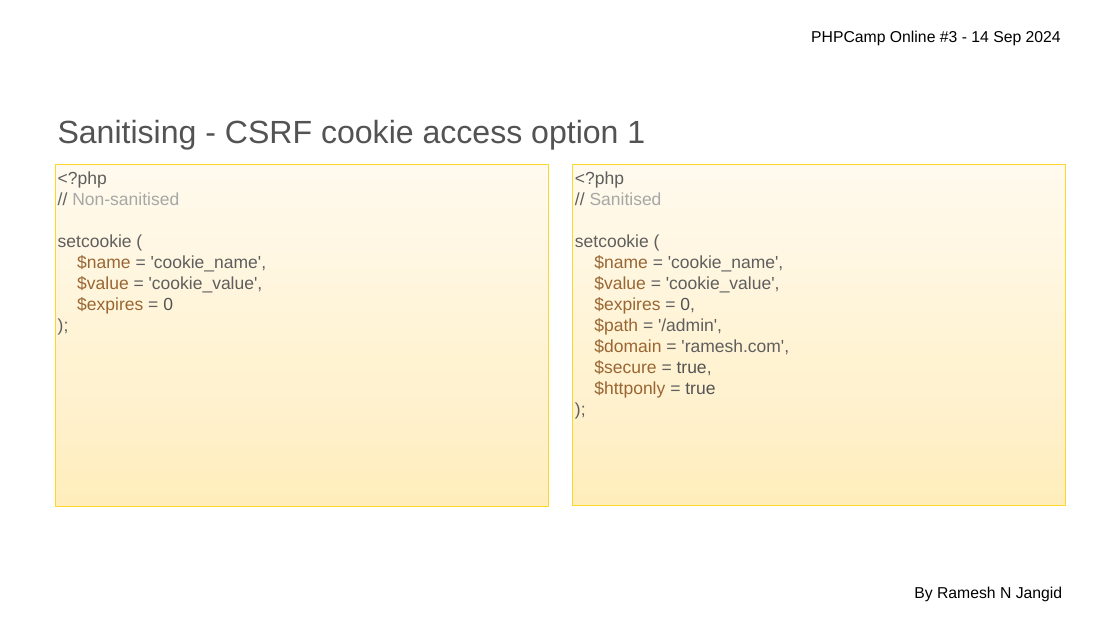
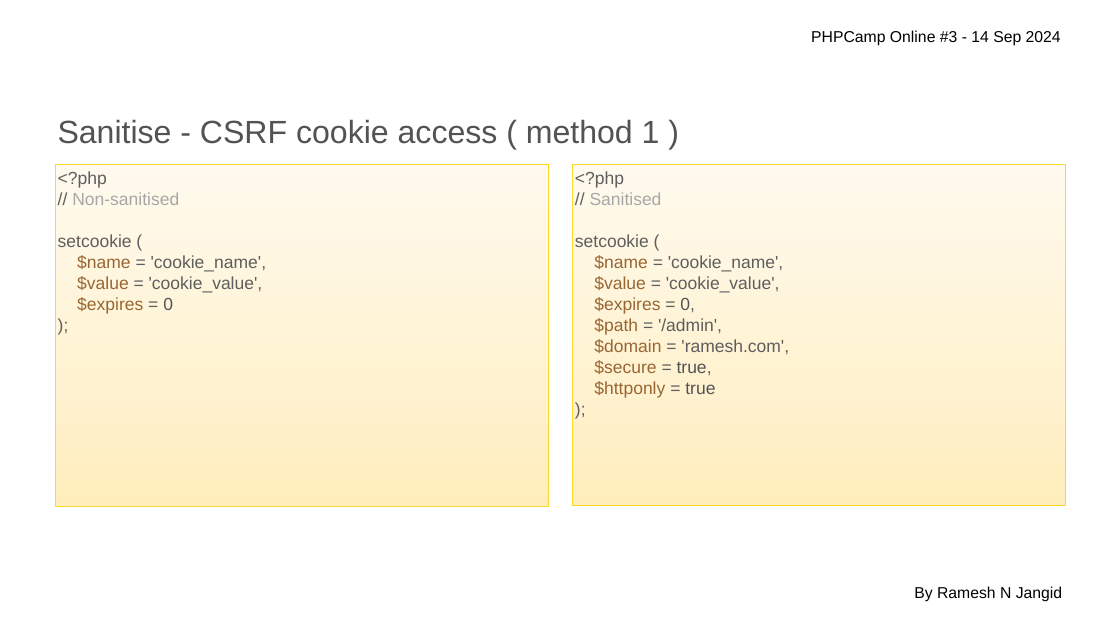
Before and after one commit to polygoncoin/Presentations, a slide deck: slide 6 of PHP-Session-beyond-$_SESSION.pptx. Drawn at 1120x630 pixels with LibreOffice and Linux fonts; fonts in the diff are those of the drawing; background and template pictures are left out. Boxes give left, top, right and bottom in pixels: in the first picture for what was removed or moved away, otherwise in the second. Text is boxed around its words. In the diff, an @@ line names an element or a change of style, - is before the commit and + after.

```diff
--- a/PHP-Session-beyond-$_SESSION.pptx
+++ b/PHP-Session-beyond-$_SESSION.pptx
@@ text at (x1=58, y1=119, x2=660, y2=144): text changed @@
-Sanitising - CSRF cookie access option 1
+Sanitise - CSRF cookie access ( method 1 )
```
Also in this commit, not shown: 8 other slides changed, 2 other files.
